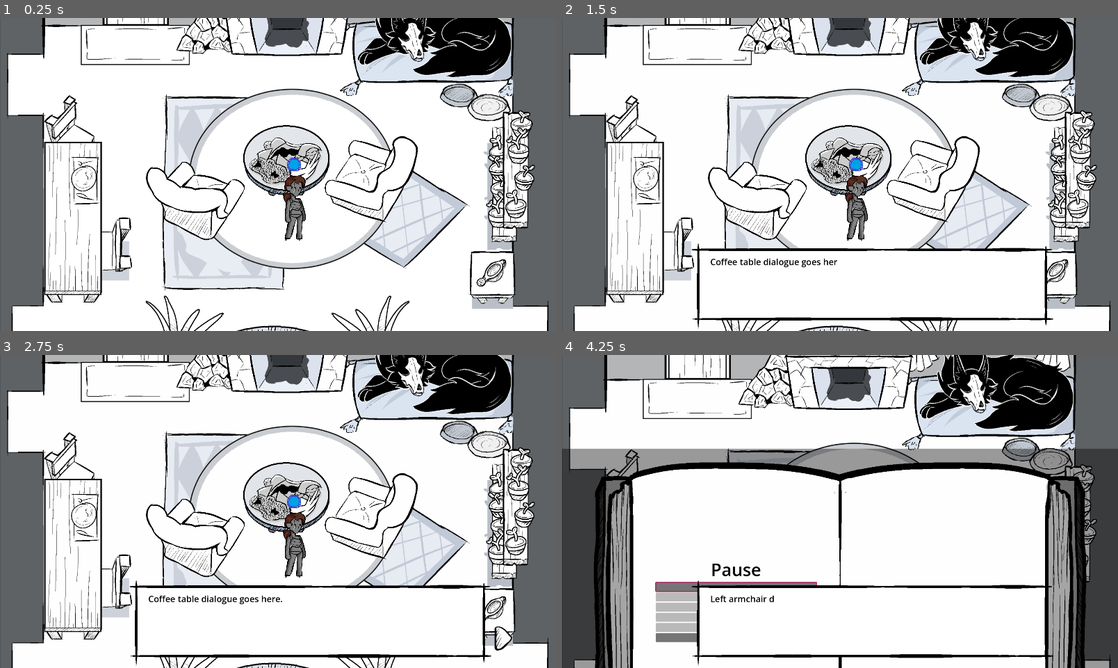
Above: before the commit, frames 1-4 (two rows, left to right).
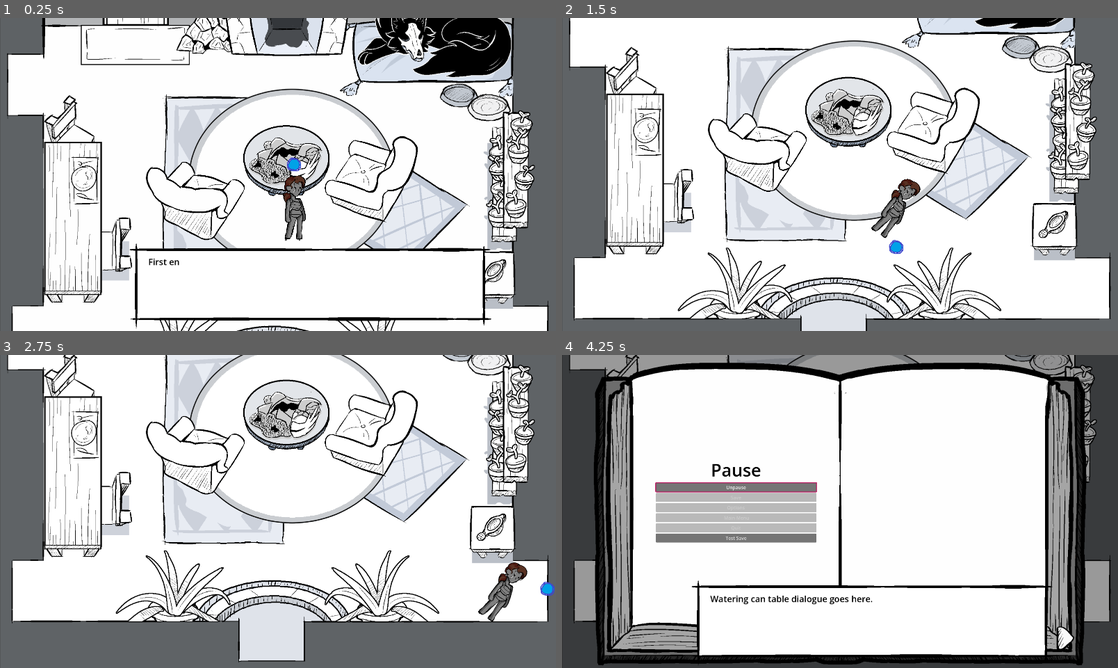
Above: after the commit, the same moments.

Repository: Jigamaree/Witchs-Orders
Game: Godot game, scene res://Scenes/Room_Lounge.tscn
Same seed, same stepped clock (60 frames per second), same inputs: the game is played once before the commit and once after it. This scene is started directly instead of the project's main scene.
Inputs:
- Up to frame 1 (0.25 s): no input
- Up to frame 2 (1.5 s): tap Enter (ui_accept) at 0.5, 0.77 s; hold Right (ui_right) 0.53-1.28 s; hold Down (ui_down) from 1.28 s (still down)
- Up to frame 3 (2.75 s): tap Enter (ui_accept) at 1.52 s; release Down (ui_down) at 2.03 s; hold Right (ui_right) from 2.03 s (still down)
- Up to frame 4 (4.25 s): release Right (ui_right) at 2.78 s; hold Up (ui_up) 2.78-3.53 s; tap Enter (ui_accept) at 3.02, 3.77 s; hold Left (ui_left) from 3.53 s (still down); tap Escape (pause_button) at 4.15 s

The runs differ from the first frame. In frame 1, 3.3% of the frame differs, in the area x 23-89%, y 72-100%; in frame 2, 42%; in frame 3, 51%, in the area x 1-100%, y 0-100%; in frame 4, 42%.

Commit message:
Can now play a script upon entering lounge for the first time.

Diff:
--- a/Scenes/DebugMenu.tscn
+++ b/Scenes/DebugMenu.tscn
@@ -34,7 +34,7 @@
 grow_vertical = 2
 color = Color(0.47553712, 0.47553676, 0.47553682, 1)
 
-[node name="Container" type="Container" parent="CenterContainer/ColorRect/ColorRect" unique_id=1930264687]
+[node name="CenterContainer" type="CenterContainer" parent="CenterContainer/ColorRect/ColorRect" unique_id=1693474676]
 layout_mode = 1
 anchors_preset = 15
 anchor_right = 1.0
@@ -42,5 +42,5 @@
 grow_horizontal = 2
 grow_vertical = 2
 
-[node name="VBoxContainer" type="VBoxContainer" parent="CenterContainer/ColorRect/ColorRect/Container" unique_id=1444644395]
+[node name="VBoxContainer" type="VBoxContainer" parent="CenterContainer/ColorRect/ColorRect/CenterContainer" unique_id=1444644395]
 layout_mode = 2
--- a/Scenes/_DebugMenu.gd
+++ b/Scenes/_DebugMenu.gd
@@ -2,7 +2,7 @@
 
 class_name DebugMenu
 
-@onready var vbox = $CenterContainer/ColorRect/ColorRect/Container/VBoxContainer
+@onready var vbox = $CenterContainer/ColorRect/ColorRect/CenterContainer/VBoxContainer
 
 func _ready() -> void:
 	if SaveManager.save_data.currentGameData.current_save_data_dictionary:
@@ -24,17 +24,14 @@
 
 				vbox.add_child(hbox)
 
-
-
+			#TO:DO - change value of anything besides bools
 			else:
-				#print(key)
-				#print(SaveManager.save_data.currentGameData.current_save_data_dictionary[key])
 				var _v = str(key) + ": " + str(SaveManager.save_data.currentGameData.current_save_data_dictionary[key])
 				label.text = _v
 				vbox.add_child(label)
 
 func _input(event: InputEvent) -> void:
-	if Input.is_action_just_pressed("ui_debug"):
+	if Input.is_action_just_pressed("ui_debug") or Input.is_action_just_pressed("ui_pause"):
 		remove_debug_menu()
 
 func remove_debug_menu() -> void:
--- a/Scripts/DialogueSystem/scripts_lounge.gd
+++ b/Scripts/DialogueSystem/scripts_lounge.gd
@@ -6,6 +6,11 @@
 	"": {
 		1: { "speaker": "none", "dialogue": "Hello! You didn't put a thing in!", "end": true }
 		},
+
+	"firstEntry":{
+		1: { "speaker": "", "dialogue": "First entry into lounge dialogue here.", "setSaveVariable": ["lounge_enteredFirstTime", true], "end": true }
+	},
+
 	"rightArmchair": {
 		1: { "speaker": "", "dialogue": "Right armchair dialogue goes here.", "end": true},
 		},
--- a/Scripts/GlobalScripts/room_default.gd
+++ b/Scripts/GlobalScripts/room_default.gd
@@ -40,7 +40,7 @@
 			player.global_position = marker.global_position
 
 func _unhandled_input(event: InputEvent) -> void:
-	if event.is_action_pressed("pause_button"):
+	if event.is_action_pressed("pause_button") and canOpenDebug == true:
 		var pause_instance = pause_menu.instantiate()
 		add_child(pause_instance)
 		get_tree().paused = true
--- a/Scripts/RoomScripts/room_lounge.gd
+++ b/Scripts/RoomScripts/room_lounge.gd
@@ -14,6 +14,9 @@
 	else: camera.global_position.y = upper_marker.global_position.y
 	dialogueDictionary = LoungeConvos.convos_Dict
 	ignusSprite.play("default")
+	if SaveManager.getSaveVariable("lounge_enteredFirstTime") == false:
+		GlobalVariables.startDialogue.emit("firstEntry")
+		GlobalVariables.pauseRegularGameplay.emit()
 
 func _process(_delta: float) -> void:
 	var target_y = player.global_position.y
--- a/_SaveData/SaveData_CurrentGame.gd
+++ b/_SaveData/SaveData_CurrentGame.gd
@@ -19,6 +19,9 @@
 	# the pit
 	"thePit_hasTentacleFood": false,
 	"thePit_hasCompletedStaircase": false,
+
+	#lounge
+	"lounge_enteredFirstTime": false,
 
 	#immediate player-state data
 	"knight_clothing": Clothing.NAKED,
